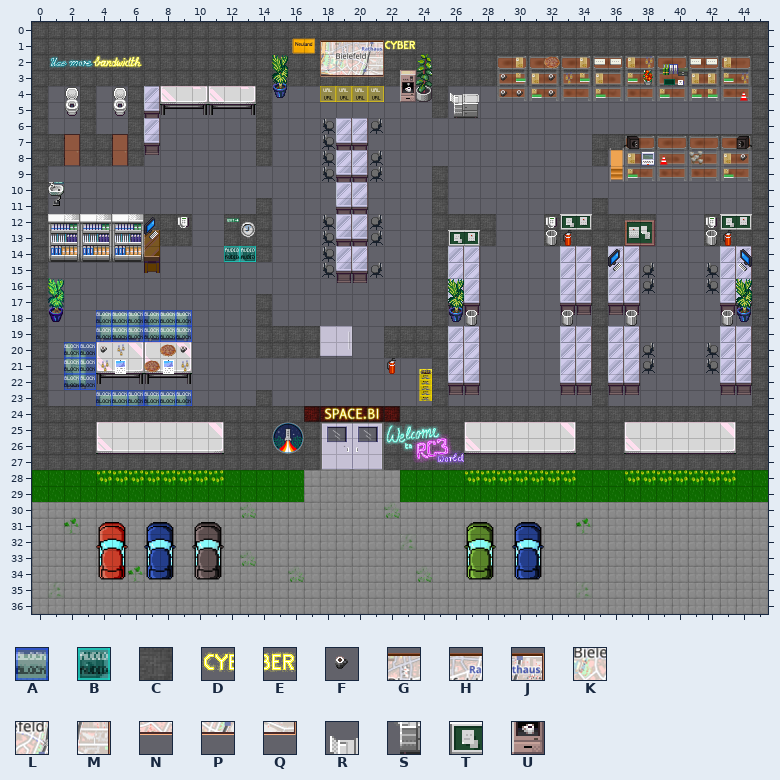
Tiled map -- space.tmx. That is the earlier state.
Cells are 32x32 px. Shown: x 0..45, y 0..36. Not drawn, because the pictures are missing: unchanged layer "floor".
Key: from "mapUtilities": A 3, B 5, C 6; from "rc3-mullana-neon-signs": D 51, E 52; from "spaceselection": F 70, G 156, H 157, J 158, K 176, L 177, M 178, N 196, P 197, Q 198; from "tilesets_deviant_milkian_1": R 56, S 72, T 201, U 214.
_ is an empty cell.
Layers that did not change in this view are not listed.
Layer "neon" before, first column x 19:
0 _______________
1 GHJDE__________
2 KLM____________
3 NPQ____________
4 _______________
5 _______________
6 _______________
7 _______________
Layer "collides" before, first column x 9:
12 C__CCC____C
13 C__CCC____C
14 ___CCC____C
15 __________C
16 ___________
17 _____C_____
18 C____C_____
19 _____CCCC__
20 _____CCCC__
The result:
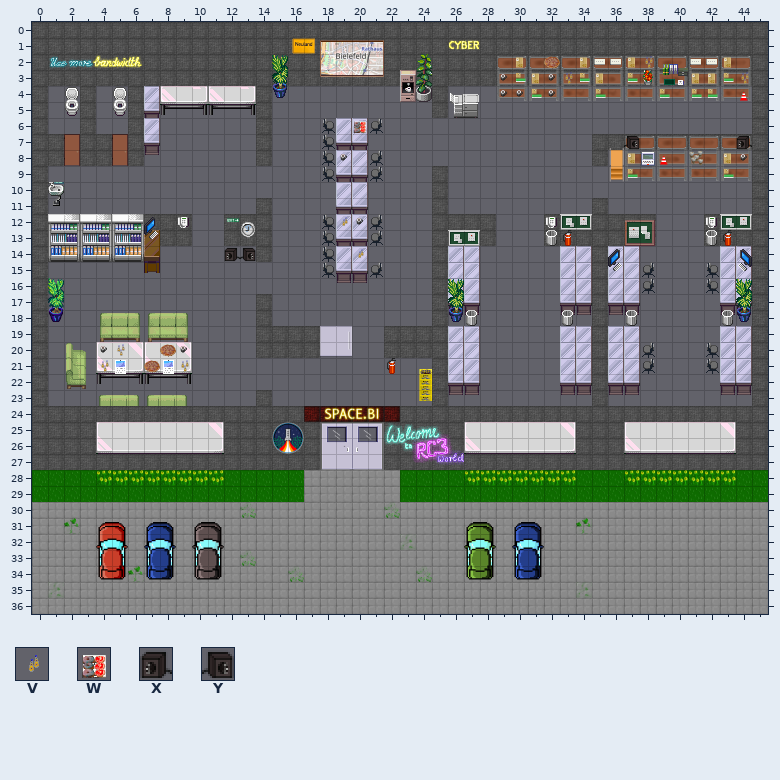
Further tiles: from "spaceselection": V 32, W 54, X 215, Y 217.
See-through tiles are keyed as they look on the map.
Diff:
layer "actions" opacity 100% -> 0%
Layer "deko":
y 6: x 20 _ -> W
y 8: x 19 _ -> F
y 12: x 19..20 __ -> VF
y 14: x 20 _ -> V
Layer "neon":
y 1: x 22..23 DE -> __; x 26..27 __ -> DE
Layer "actions":
y 14: x 12..13 BB -> XY
Layer "collides":
y 14: x 12..13 CC -> __
